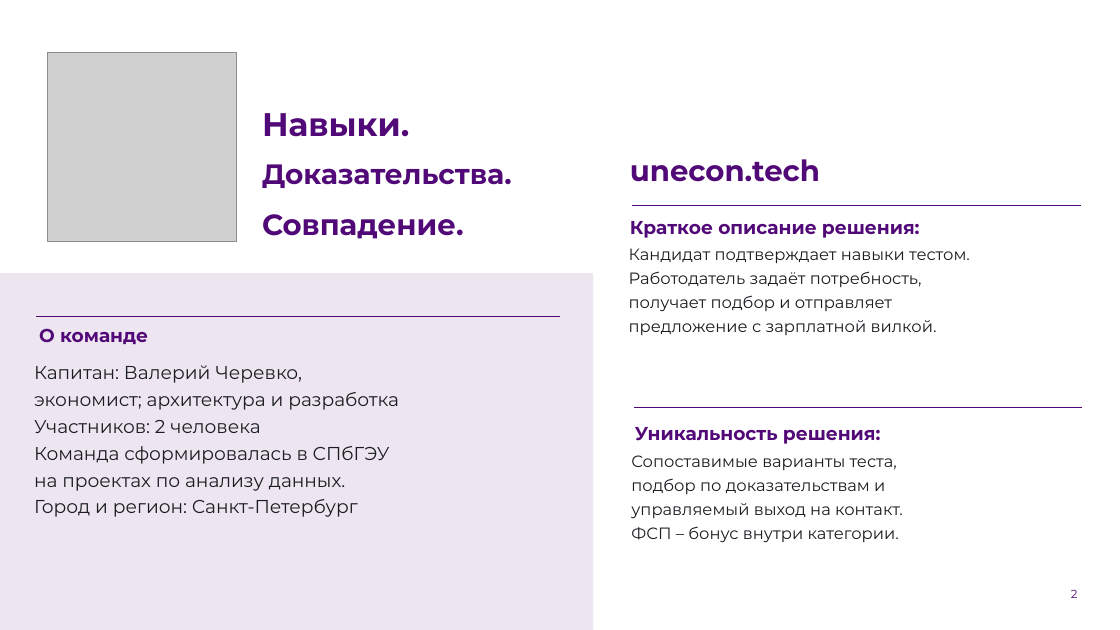
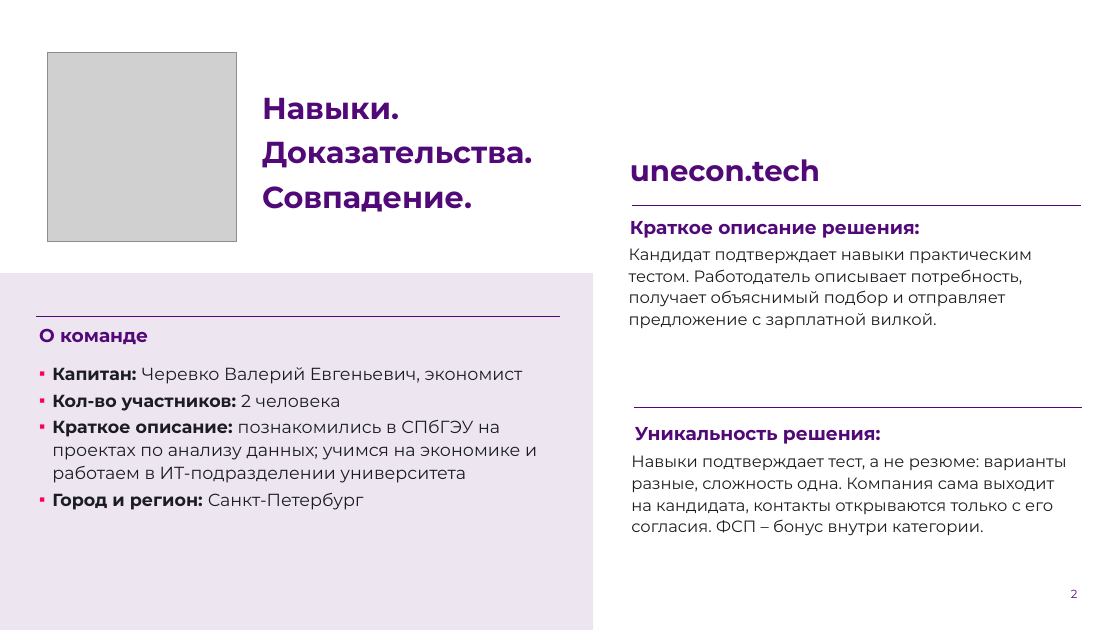
Before and after one commit to Valery766/kodmatch-lct-2026, a slide deck: slide 2 of presentation/КОД.МЭТЧ_unecon.tech_ЛЦТ_ФСП_2026.pptx. Drawn at 1120x630 pixels with LibreOffice and Linux fonts; fonts in the diff are those of the drawing; grey boxes stand for pictures; background and template pictures are left out. Boxes give left, top, right and bottom in pixels: in the first picture for what was removed or moved away, otherwise in the second. Text is boxed around its words. In the diff, an @@ line names an element or a change of style, - is before the commit and + after.

```diff
--- a/presentation/КОД.МЭТЧ_unecon.tech_ЛЦТ_ФСП_2026.pptx
+++ b/presentation/КОД.МЭТЧ_unecon.tech_ЛЦТ_ФСП_2026.pptx
@@ text "Навыки.": place and size @@
-text "Навыки." at bbox=[262, 113, 409, 137]
+text "Навыки." at bbox=[262, 97, 399, 120]
@@ text "Навыки." at bbox=[262, 97, 399, 120]: size 28 to 26 pt @@
@@ text "Доказательства.": place and size @@
-text "Доказательства." at bbox=[262, 164, 512, 188]
+text "Доказательства." at bbox=[262, 141, 532, 168]
@@ text "Доказательства." at bbox=[262, 141, 532, 168]: size 24 to 26 pt @@
@@ text "Совпадение.": place and size @@
-text "Совпадение." at bbox=[262, 214, 464, 239]
+text "Совпадение." at bbox=[262, 186, 472, 212]
@@ text "Совпадение." at bbox=[262, 186, 472, 212]: size 25 to 26 pt @@
@@ text at bbox=[629, 248, 1032, 328]: text changed @@
-Кандидат подтверждает навыки тестом.
-Работодатель задаёт потребность,
-получает подбор и отправляет
-предложение с зарплатной вилкой.
+Кандидат подтверждает навыки практическим тестом. Работодатель описывает потребность, получает объяснимый подбор и отправляет предложение с зарплатной вилкой.
@@ text at bbox=[52, 367, 537, 483]: text changed; size 16 to 15 pt @@
-Капитан: Валерий Черевко,
-экономист; архитектура и разработка
-Участников: 2 человека
-Команда сформировалась в СПбГЭУ
-на проектах по анализу данных.
+▪ Капитан: Черевко Валерий Евгеньевич, экономист
+▪ Кол-во участников: 2 человека
+▪ Краткое описание: познакомились в СПбГЭУ на проектах по анализу данных; учимся на экономике и работаем в ИТ-подразделении университета
@@ text at bbox=[631, 455, 1067, 536]: text changed @@
-Сопоставимые варианты теста,
-подбор по доказательствам и
-управляемый выход на контакт.
-ФСП – бонус внутри категории.
+Навыки подтверждает тест, а не резюме: варианты разные, сложность одна. Компания сама выходит на кандидата, контакты открываются только с его согласия. ФСП – бонус внутри категории.
@@ text at bbox=[52, 493, 364, 510]: size 16 to 15 pt in "Город и регион: Санкт-Петербург"; bold on in "Город и регион:"; bullet none to ▪; more space between paragraphs @@
```
Also in this commit, not shown: 14 other slides changed, 52 other files.
